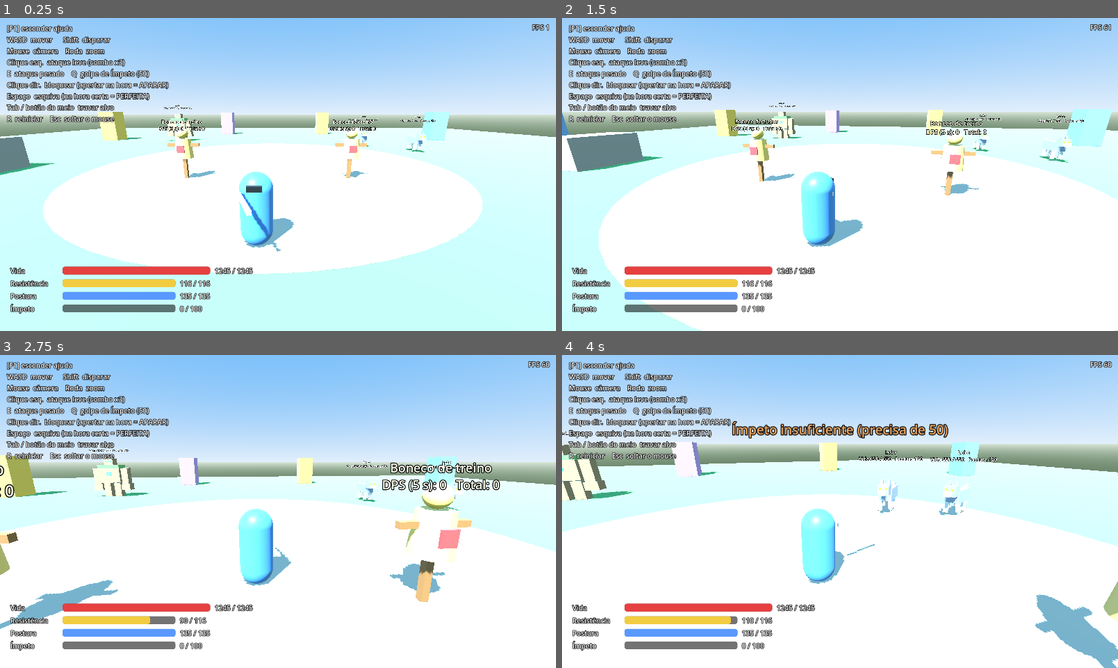
Above: before the commit, frames 1-4 (two rows, left to right).
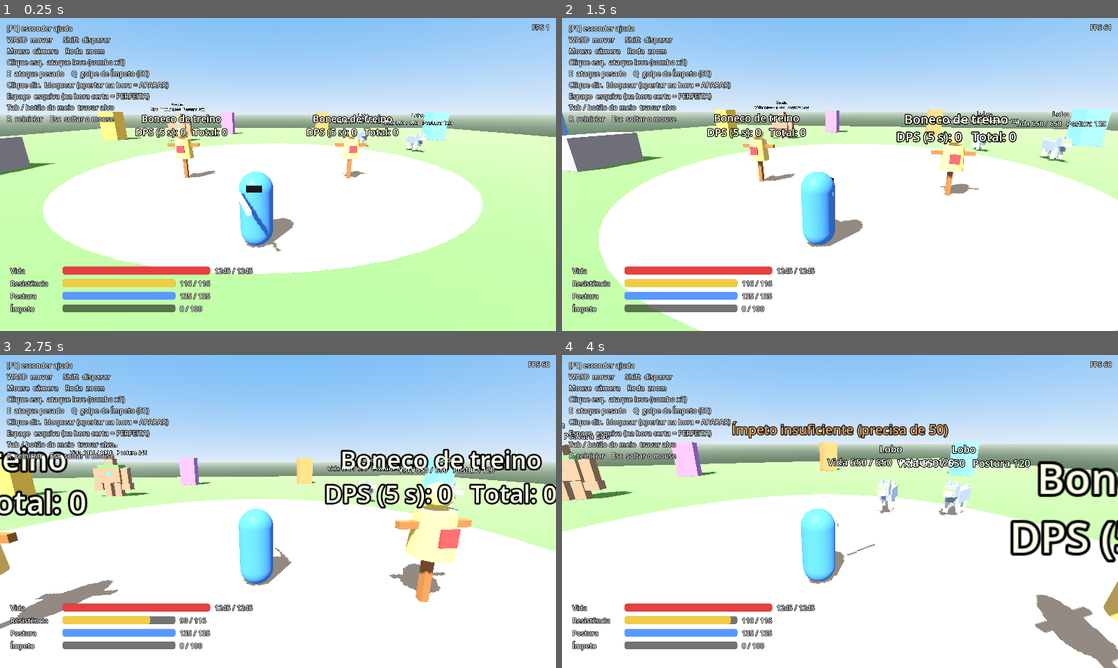
Above: after the commit, the same moments.

Repository: patrickafwurmstich-lab/MMORPG
Game: Godot game, scene res://main.tscn
The game is run twice, just before and just after one commit, with the same random seed, the same clock (stepped at 60 frames per second) and the same inputs.
Inputs (mouse positions are in pixels of both pictures, inside the frame that each line leads up to):
- Up to frame 1 (0.25 s): no input
- Up to frame 2 (1.5 s): move the mouse to (867, 174) at 0.52 s; hold W (frente) from 0.53 s (still down); click (867, 174) at 0.6 s; tap E (ataque_pesado) at 0.8, 1.35 s; move the mouse to (812, 174) at 1.27 s
- Up to frame 3 (2.75 s): keep holding W (frente); tap Space (esquiva) at 1.55, 2.1 s; move the mouse to (289, 505) at 2.02 s; tap Q (impeto) at 2.3 s
- Up to frame 4 (4 s): keep holding W (frente); move the mouse to (834, 517) at 2.77 s; tap Q (impeto) at 2.85 s; click (834, 517) at 3.05 s; move the mouse to (878, 514) at 3.52 s; click (878, 514) at 3.6 s; tap E (ataque_pesado) at 3.8 s

The runs differ from the first frame. In frame 1, 38% of the frame differs, in the area x 0-100%, y 27-100%; in frame 2, 17%; in frame 3, 18%; in frame 4, 19%.

Commit message:
Godot: animações de combate feitas no Blender (job da skill animation), espada no osso da mão, luz corrigida
Testado no Godot 4.7.2: importa sem erros, 60 FPS, golpes leve/pesado acertam o boneco.

Co-Authored-By: Claude Opus 5.5 <noreply@anthropic.com>
Claude-Session: https://claude.ai/code/session_01Tg3CAvTZqYSGukWPqy7EEk

Diff:
--- a/godot/scripts/efeitos.gd
+++ b/godot/scripts/efeitos.gd
@@ -71,7 +71,7 @@
 	var m := StandardMaterial3D.new()
 	m.albedo_color = cor
 	m.roughness = rugosidade
-	m.metallic_specular = 0.6
+	m.metallic_specular = 0.3
 	return m
 
 
--- a/godot/scripts/inimigo.gd
+++ b/godot/scripts/inimigo.gd
@@ -83,9 +83,9 @@
 	placa = Label3D.new()
 	placa.billboard = BaseMaterial3D.BILLBOARD_ENABLED
 	placa.no_depth_test = true
-	placa.font_size = 40
-	placa.outline_size = 10
-	placa.pixel_size = 0.005
+	placa.font_size = 44
+	placa.outline_size = 12
+	placa.pixel_size = 0.009
 	placa.position = Vector3(0, 2.3 if tipo != "golem" else 3.5, 0)
 	add_child(placa)
 
--- a/godot/scripts/jogador.gd
+++ b/godot/scripts/jogador.gd
@@ -3,7 +3,8 @@
 ## Build de teste: espada longa, armadura média.
 
 const Efeitos := preload("res://scripts/efeitos.gd")
-const CAMINHO_GLB := "res://privado/personagens_ithappy.glb"
+const CAMINHO_GLB := "res://privado/personagem_combate.glb"        # feito no Blender: animações de combate + espada
+const CAMINHO_GLB_RESERVA := "res://privado/personagens_ithappy.glb"
 
 # ---------------------------------------------------------------- ficha
 const FOR := 20.0
@@ -27,11 +28,13 @@
 }
 
 # Roupa do personagem ithappy (o resto das peças fica escondido).
-const ROUPA := ["Body_010", "Hairstyle_male_010", "Outerwear_029", "Pants_010", "Shoe_Sneakers_009", "Male_emotion_usual_001"]
+const ROUPA := ["Body_010", "Hairstyle_male_010", "Outerwear_029", "Pants_010", "Shoe_Sneakers_009", "Male_emotion_usual_001", "Espada"]
 const MAPA_ANIM := {
 	"idle": "Idle_Breathing", "correr": "Run_Forward", "andar": "Walk_Forward",
 	"golpe_leve": "Hit_Reaction_Light", "golpe_pesado": "Hit_Reaction_Heavy",
-	"morte": "Death_Backward", "esquiva": "Jump_Start",
+	"morte": "Death_Backward", "esquiva": "Esquiva",
+	"ataque_leve1": "Ataque_Leve_1", "ataque_leve2": "Ataque_Leve_2", "ataque_leve3": "Ataque_Leve_3",
+	"ataque_pesado": "Ataque_Pesado", "ataque_impeto": "Ataque_Impeto", "bloqueio": "Bloqueio",
 }
 
 # ---------------------------------------------------------------- recursos
@@ -157,10 +160,11 @@
 func _montar_modelo() -> void:
 	visual = Node3D.new()
 	add_child(visual)
-	if ResourceLoader.exists(CAMINHO_GLB):
-		var cena = load(CAMINHO_GLB)
-		if cena is PackedScene:
-			modelo = cena.instantiate() as Node3D
+	for caminho in [CAMINHO_GLB, CAMINHO_GLB_RESERVA]:
+		if modelo == null and ResourceLoader.exists(caminho):
+			var cena = load(caminho)
+			if cena is PackedScene:
+				modelo = cena.instantiate() as Node3D
 	if modelo == null:
 		_modelo_reserva()
 		return
@@ -174,12 +178,17 @@
 	elif esqs.size() > 0:
 		esqueleto = esqs[0] as Skeleton3D
 	_vestir()
+	var tem_blender := modelo.find_child("Espada", true, false) != null
 	if anim != null:
 		_mapear_anims()
-		if esqueleto != null:
-			_criar_anims_combate()
+		if esqueleto != null and not nomes_anim.has("ataque_leve1"):
+			_criar_anims_combate()   # reserva: só se o GLB do Blender não estiver lá
+		if nomes_anim.has("bloqueio"):
+			var ab := anim.get_animation(nomes_anim["bloqueio"])
+			if ab != null:
+				ab.loop_mode = Animation.LOOP_LINEAR
 		_tocar("idle")
-	if esqueleto != null:
+	if esqueleto != null and not tem_blender:
 		_anexar_espada()
 
 
@@ -556,7 +565,7 @@
 	_mudar("esquiva")
 	if dir_esquiva.dot(visual.global_transform.basis.z) >= 0.0:
 		visual.rotation.y = atan2(dir_esquiva.x, dir_esquiva.z)
-	_tocar("esquiva", 0.05, 1.8)
+	_tocar("esquiva", 0.05, 1.0)
 	var tw := create_tween()
 	tw.tween_property(visual, "scale", Vector3(1.1, 0.75, 1.1), 0.1)
 	tw.tween_property(visual, "scale", Vector3.ONE, 0.25)
--- a/godot/scripts/main.gd
+++ b/godot/scripts/main.gd
@@ -89,9 +89,13 @@
 	var amb := Environment.new()
 	amb.background_mode = Environment.BG_SKY
 	amb.sky = ceu
-	amb.ambient_light_source = Environment.AMBIENT_SOURCE_SKY
-	amb.ambient_light_energy = 0.9
+	# Luz ambiente neutra (com a do céu o chão ficava estourado e azulado).
+	amb.ambient_light_source = Environment.AMBIENT_SOURCE_COLOR
+	amb.ambient_light_color = Color(0.85, 0.85, 0.9)
+	amb.ambient_light_energy = 0.45
+	amb.reflected_light_source = Environment.REFLECTION_SOURCE_DISABLED
 	amb.tonemap_mode = Environment.TONE_MAPPER_FILMIC
+	amb.tonemap_exposure = 0.95
 
 	var we := WorldEnvironment.new()
 	we.environment = amb
@@ -99,7 +103,7 @@
 
 	var sol := DirectionalLight3D.new()
 	sol.rotation_degrees = Vector3(-52, -35, 0)
-	sol.light_energy = 1.15
+	sol.light_energy = 1.0
 	sol.shadow_enabled = true
 	sol.directional_shadow_max_distance = 45.0
 	add_child(sol)
